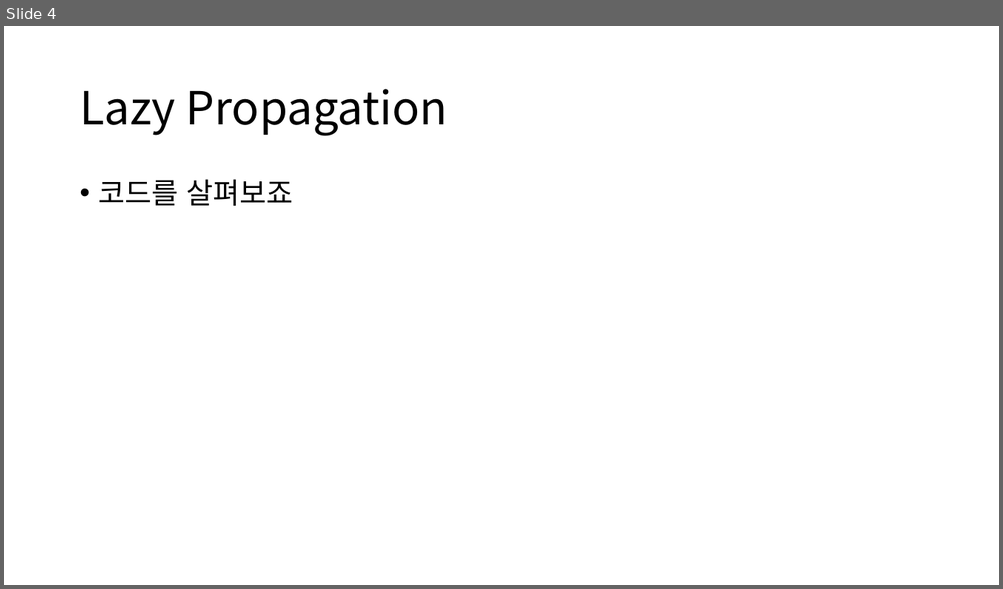
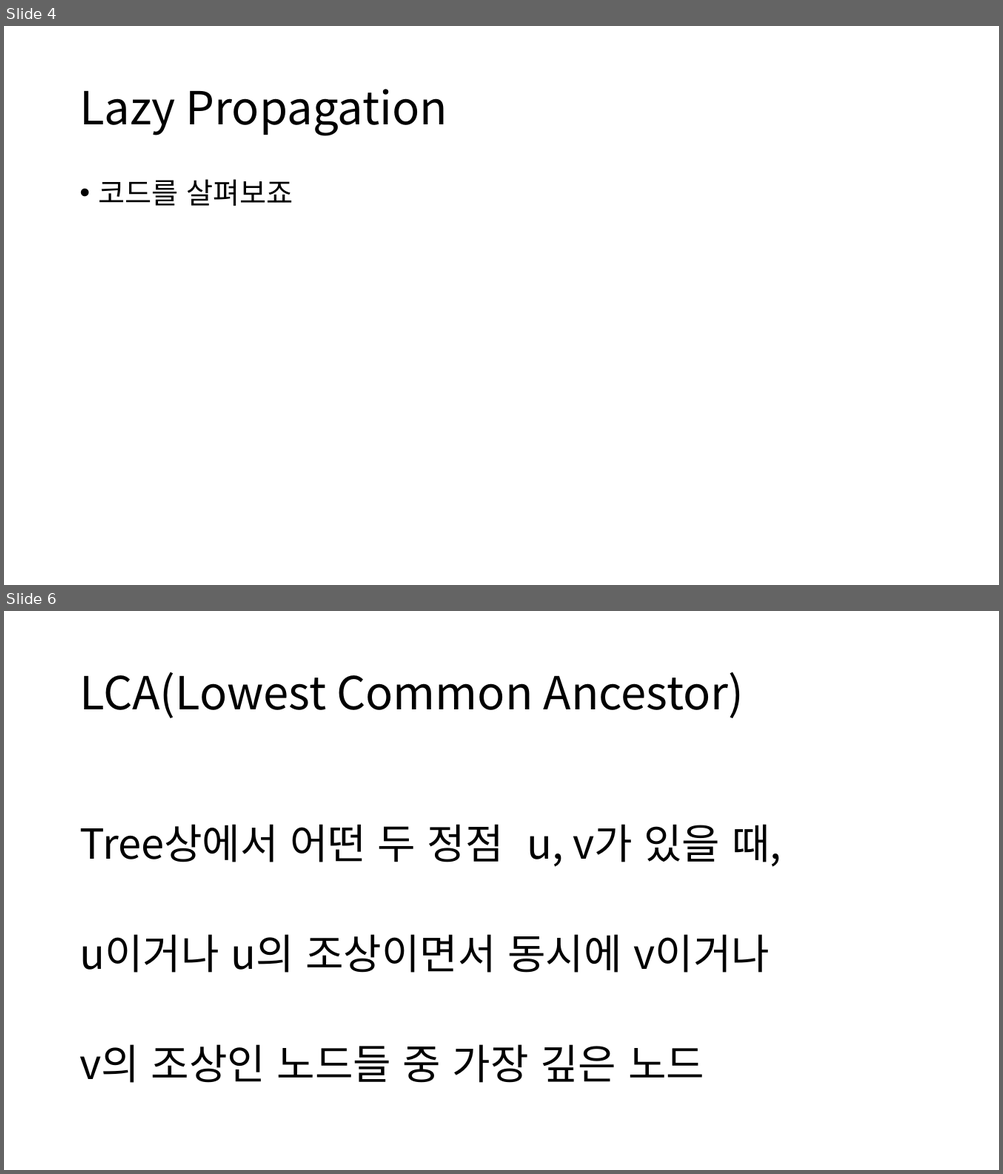
Before and after one commit to ALGOSOPT/algosopt, a slide deck: Chapter24/Lazy Propagation and LCA.pptx. Shown one above the other, each under a label of ours: slide 4 before the commit, slides 4 and 6 after it; the slides between them are not shown. The pictures are 1003x589 and 1003x1174 pixels, drawn with LibreOffice and Linux fonts; fonts in the diff are those of the drawing. Boxes give left, top, right and bottom in pixels: in the first picture for what was removed or moved away, otherwise in the second. Text is boxed around its words. In the diff, an @@ line names an element or a change of style, - is before the commit and + after.

```diff
--- a/Chapter24/Lazy Propagation and LCA.pptx
+++ b/Chapter24/Lazy Propagation and LCA.pptx
@@ slide 6 added at [4,611,999,1170], background #FFFFFF @@
@@ title added at [79,672,744,718], 44 pt, text #000000 @@
+LCA(Lowest Common Ancestor)
@@ text added at [79,824,781,1083], 40 pt, text #000000 @@
+Tree상에서 어떤 두 정점 u, v가 있을 때,
+u이거나 u의 조상이면서 동시에 v이거나
+v의 조상인 노드들 중 가장 깊은 노드
```
Also in this commit, not shown: 1 slide changed, 15 other slides added, 2 slides removed, 2 other files.
